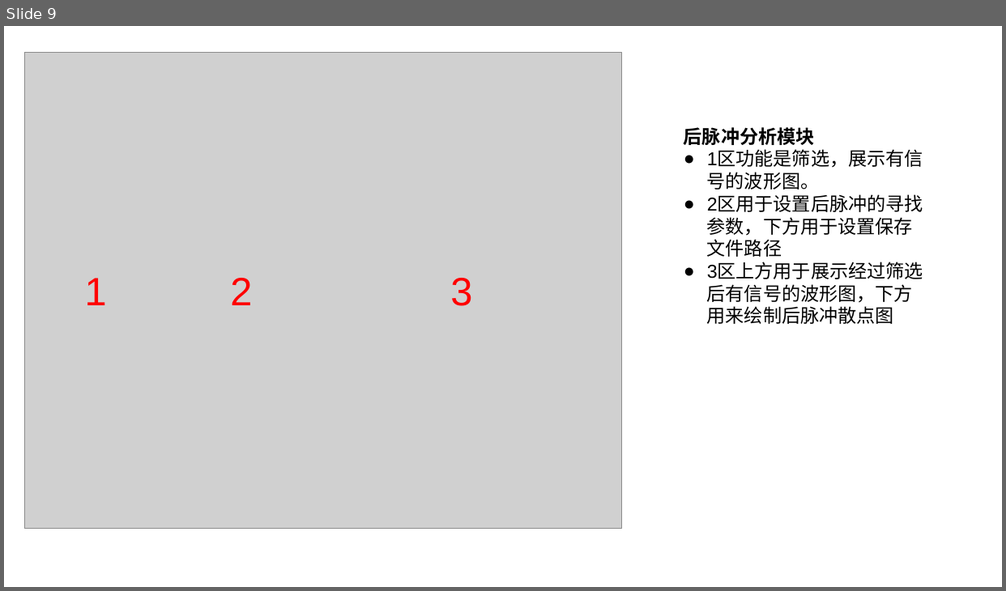
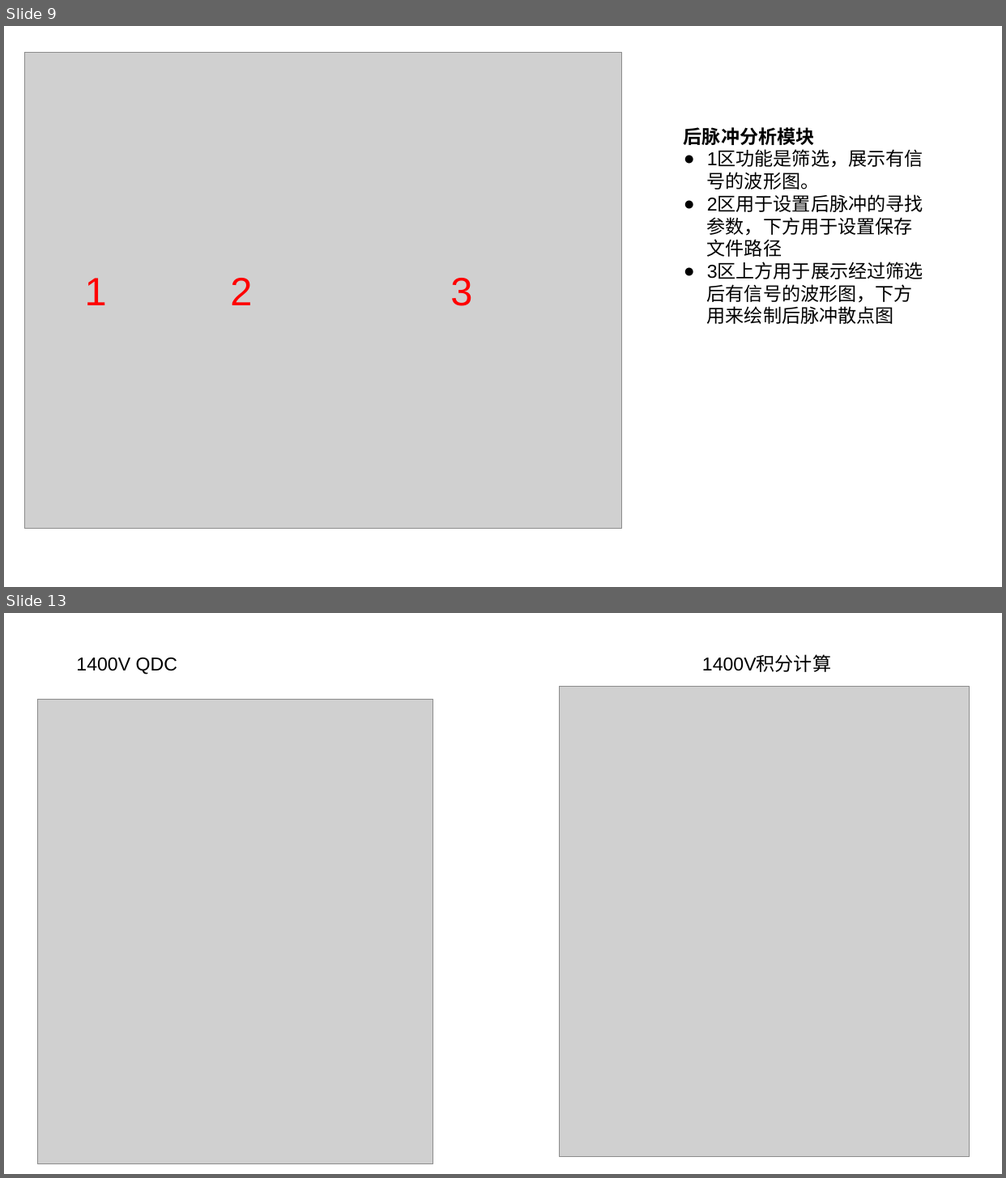
Before and after one commit to PENG-HuaXing/oscilloscope, a slide deck: Presentation1.pptx. Shown one above the other, each under a label of ours: slide 9 before the commit, slides 9 and 13 after it; the slides between them are not shown. The pictures are 1006x591 and 1006x1178 pixels, drawn with LibreOffice and Linux fonts; fonts in the diff are those of the drawing; grey boxes stand for pictures. Boxes give left, top, right and bottom in pixels: in the first picture for what was removed or moved away, otherwise in the second. Text is boxed around its words. In the diff, an @@ line names an element or a change of style, - is before the commit and + after.

```diff
--- a/Presentation1.pptx
+++ b/Presentation1.pptx
@@ slide 13 added at (x1=4, y1=613, x2=1002, y2=1174), background #FFFFFF @@
@@ text added at (x1=76, y1=658, x2=177, y2=675), 18 pt, text #000000 @@
+1400V QDC
@@ text added at (x1=702, y1=655, x2=831, y2=672), 18 pt, text #000000 @@
+1400V积分计算
@@ picture added at (x1=38, y1=699, x2=434, y2=1164) @@
@@ picture added at (x1=560, y1=687, x2=970, y2=1157) @@
```
Also in this commit, not shown: 5 other slides added.
